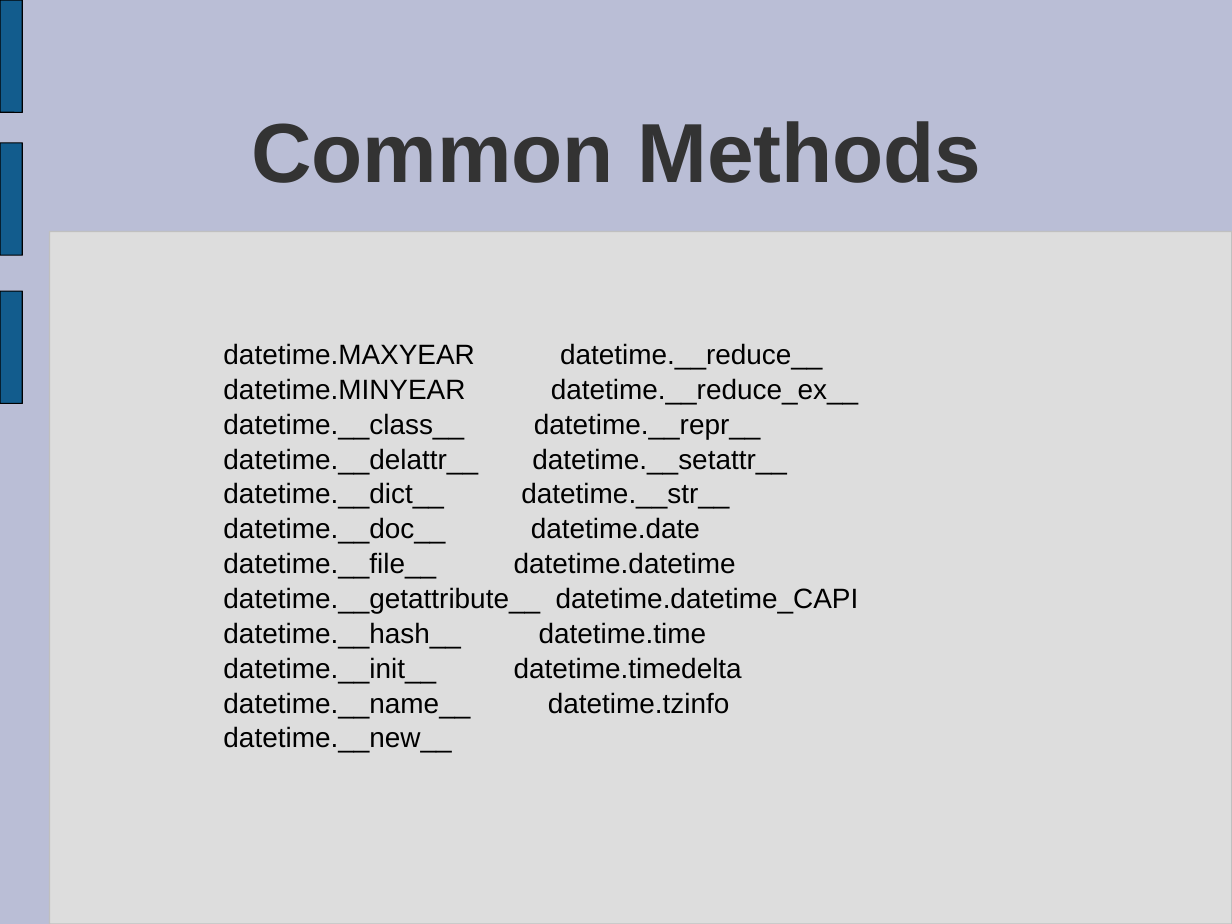
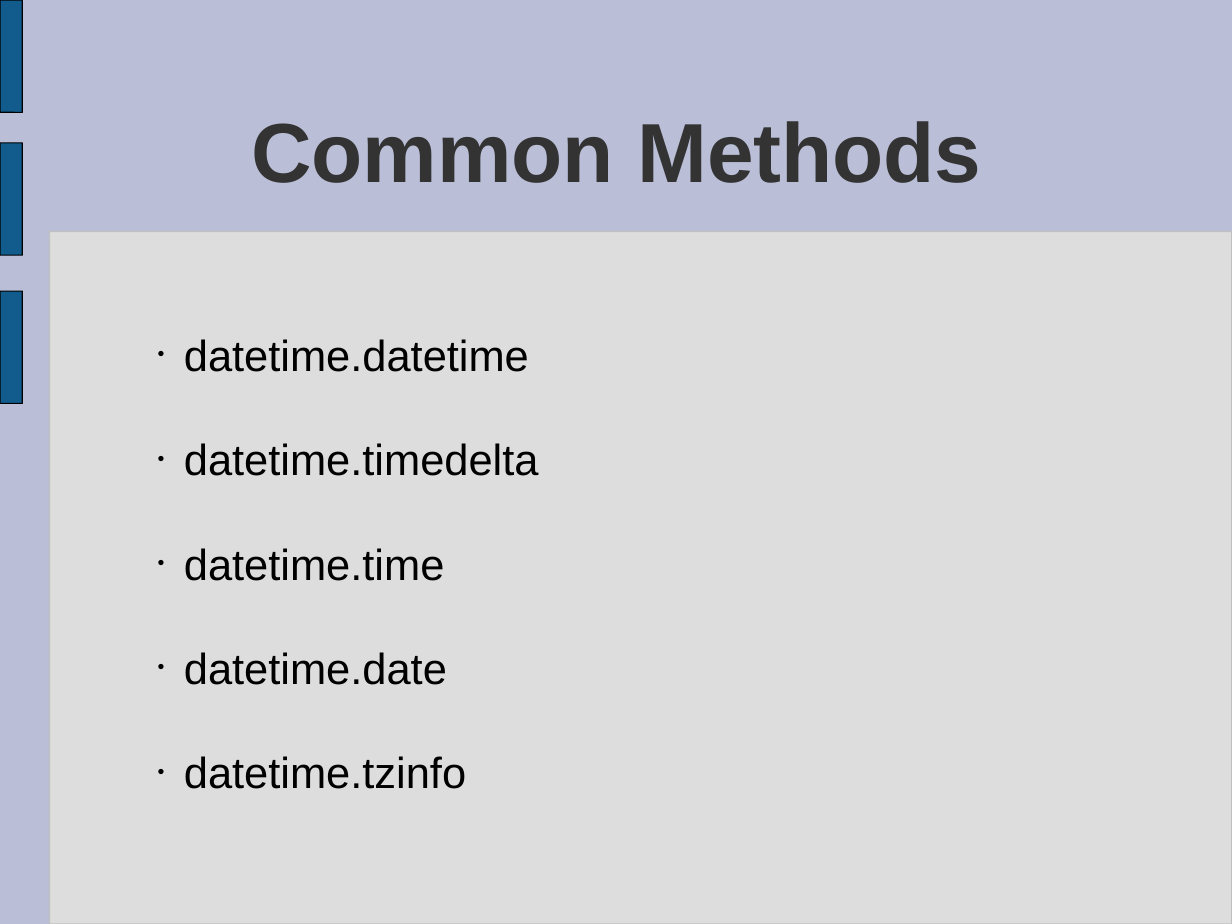
Before and after one commit to tdyhacker/pythonexploration, a slide deck: slide 4 of DateTime/DateTime.ppt. Drawn at 1232x924 pixels with LibreOffice and Linux fonts; fonts in the diff are those of the drawing. Boxes give left, top, right and bottom in pixels: in the first picture for what was removed or moved away, otherwise in the second. Text is boxed around its words. In the diff, an @@ line names an element or a change of style, - is before the commit and + after.

Commit message:
Updated presentation

```diff
--- a/DateTime/DateTime.ppt
+++ b/DateTime/DateTime.ppt
@@ text added at [184,339,539,789], 28 pt, text #000000 @@
+  • datetime.datetime
+  • datetime.timedelta
+  • datetime.time
+  • datetime.date
+  • datetime.tzinfo
@@ text removed at [223,343,859,753] @@
-datetime.MAXYEAR datetime.__reduce__
-datetime.MINYEAR datetime.__reduce_ex__
-datetime.__class__ datetime.__repr__
-datetime.__delattr__ datetime.__setattr__
-datetime.__dict__ datetime.__str__
-datetime.__doc__ datetime.date
-datetime.__file__ datetime.datetime
-datetime.__getattribute__ datetime.datetime_CAPI
-datetime.__hash__ datetime.time
-datetime.__init__ datetime.timedelta
-datetime.__name__ datetime.tzinfo
-datetime.__new__
```
Also in this commit, not shown: 3 other slides changed, 1 slide removed.
